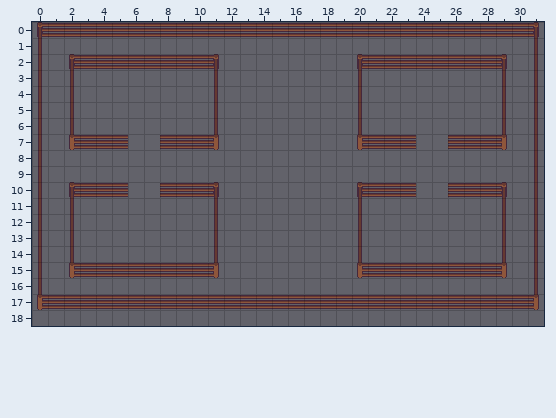
Tiled map, stored at scenes/tilemaps/farms.tmx. The picture above was drawn from the file before the commit.
Cells are 16x16 px. Shown: x 0..31, y 0..18. The old version is drawn lined up with the new one.
Once edited:
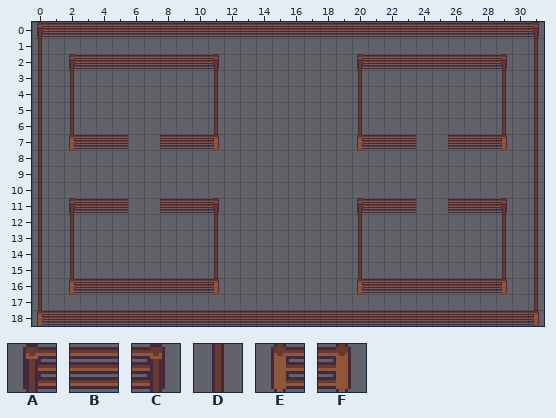
Key: from "tiles": A 11, B 12, C 13, D 21, E 31, F 33.
_ is an empty cell, . an unchanged one.
From the commit log: More fiddling with farms, auto plots
Edits made:
map size 32x18 -> 32x19 cells
--- layer "Tile Layer 1"
@@ x 2..29 @@
-10 ABBB..BBBC........ABBB..BBBC
-11 D___..___D........D___..___D
+10 ____..____........____..____
+11 ABBB..BBBC........ABBB..BBBC
@@ x 0..31 @@
-15 ..EBBBBBBBBF........EBBBBBBBBF..
-16 ..__________........__________..
-17 EBBBBBBBBBBBBBBBBBBBBBBBBBBBBBBF
-18 ________________________________
+15 ..D________D........D________D..
+16 ..EBBBBBBBBF........EBBBBBBBBF..
+17 D______________________________D
+18 EBBBBBBBBBBBBBBBBBBBBBBBBBBBBBBF
Boxes around the changes in both pictures, in picture pixels (x1, y1, x2, y2):
changed: (69, 182, 128, 213)
changed: (160, 182, 219, 213)
changed: (357, 182, 416, 213)
changed: (448, 182, 507, 213)
changed: (37, 263, 539, 326)
